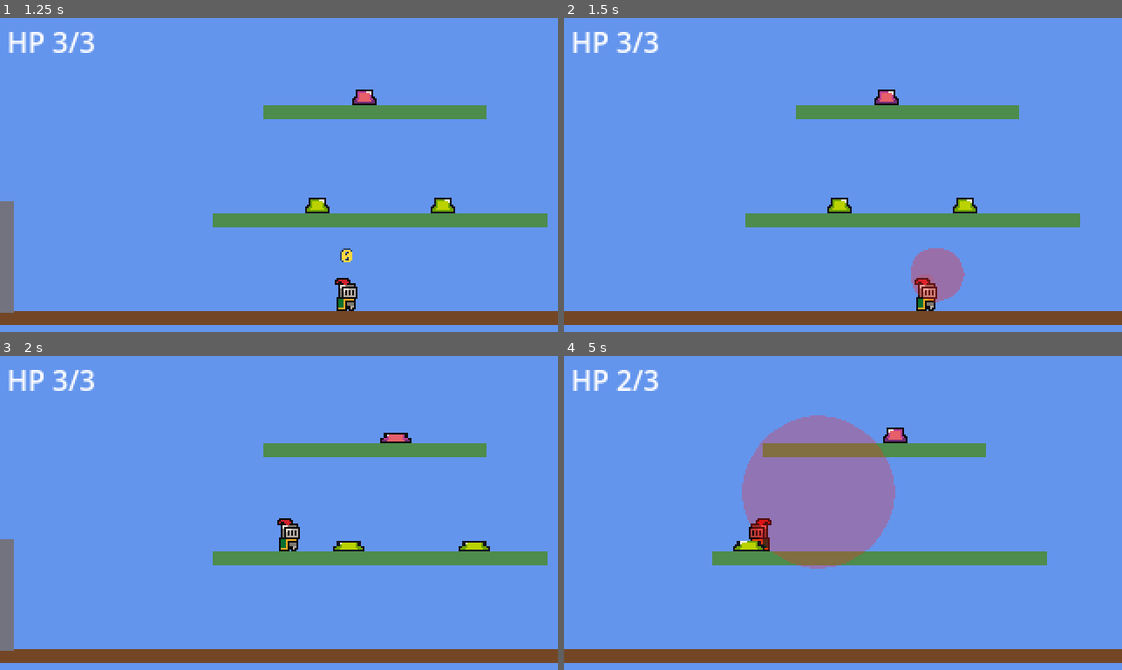
Above: before the commit, frames 1-4 (two rows, left to right).
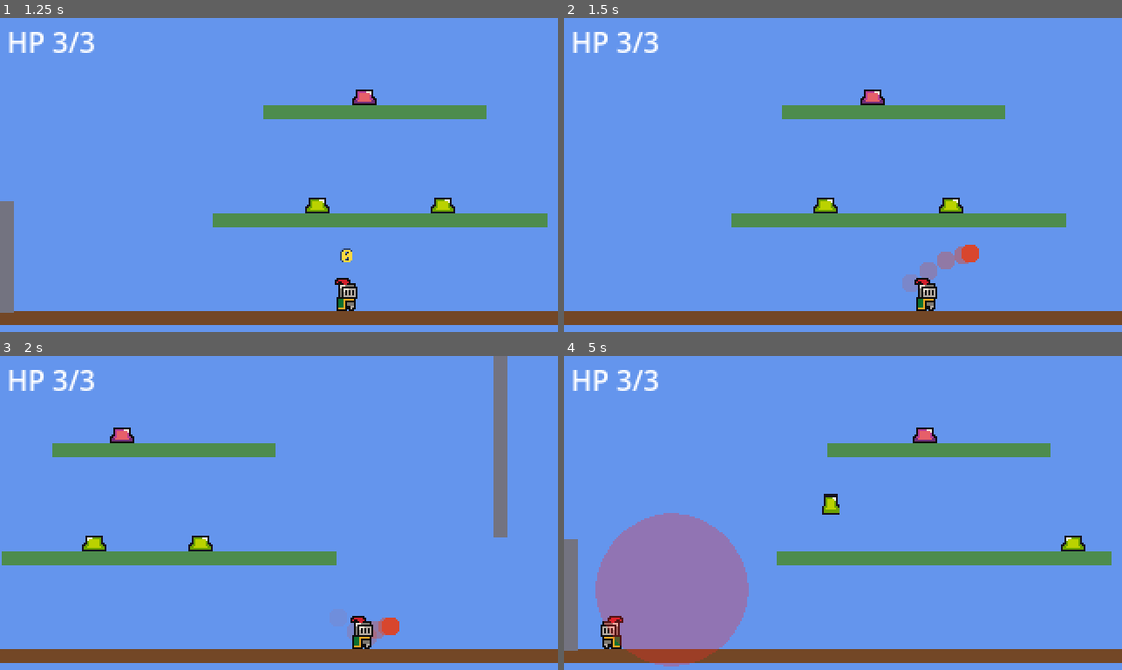
Above: after the commit, the same moments.

Repository: SolutionsByCarson/ScratchPad
Game: Godot game, scene res://scenes/main.tscn
The game is run twice, just before and just after one commit, with the same random seed, the same clock (stepped at 60 frames per second) and the same inputs.
Inputs:
- Up to frame 1 (1.25 s): hold D (move_right) from 0.53 s (still down); hold K (throw) from 0.53 s (still down); tap Shift (dash) at 0.6 s; tap Space (jump) at 0.77 s
- Up to frame 2 (1.5 s): keep holding D (move_right); release K (throw) at 1.28 s; tap K (throw) at 1.35 s
- Up to frame 3 (2 s): keep holding D (move_right); tap Space (jump) at 1.52 s; tap Shift (dash) at 1.55 s
- Up to frame 4 (5 s): release D (move_right) at 2.03 s; hold A (move_left) 2.03-2.78 s; hold K (throw) 2.03-2.78 s; tap Shift (dash) at 2.1, 3.05, 4.55 s; hold D (move_right) 2.78-4.28 s; tap J (shoot) at 2.85 s; tap Space (jump) at 3.02, 3.77, 4.52 s; hold K (throw) 3.53-4.28 s; tap S (slam) at 3.6 s; hold A (move_left) from 4.28 s (still down); tap K (throw) at 4.35 s

Frame 1 is identical in both runs. In frame 2, 2.6% of the frame differs, in the area x 30-93%, y 22-91%; in frame 3, 11%; in frame 4, 24%, in the area x 0-99%, y 4-99%.

Commit message:
Drop K remote-detonate: pressing K with a grenade already out is now a no-op. Grenades only blow up from contact, fruit hit, or fuse timeout. One-at-a-time rule still gates new throws.

Diff:
--- a/scripts/player.gd
+++ b/scripts/player.gd
@@ -170,9 +170,7 @@
 
 	if Input.is_action_just_pressed("throw") and not _throw_charging:
 		var existing := get_tree().get_first_node_in_group("grenade")
-		if existing != null and existing.has_method("detonate"):
-			existing.detonate()
-		elif _dash_time_left <= 0.0 and not _wall_attached:
+		if existing == null and _dash_time_left <= 0.0 and not _wall_attached:
 			_throw_charging = true
 			_throw_charge = 0.0
 			_last_charge_tick = 0
